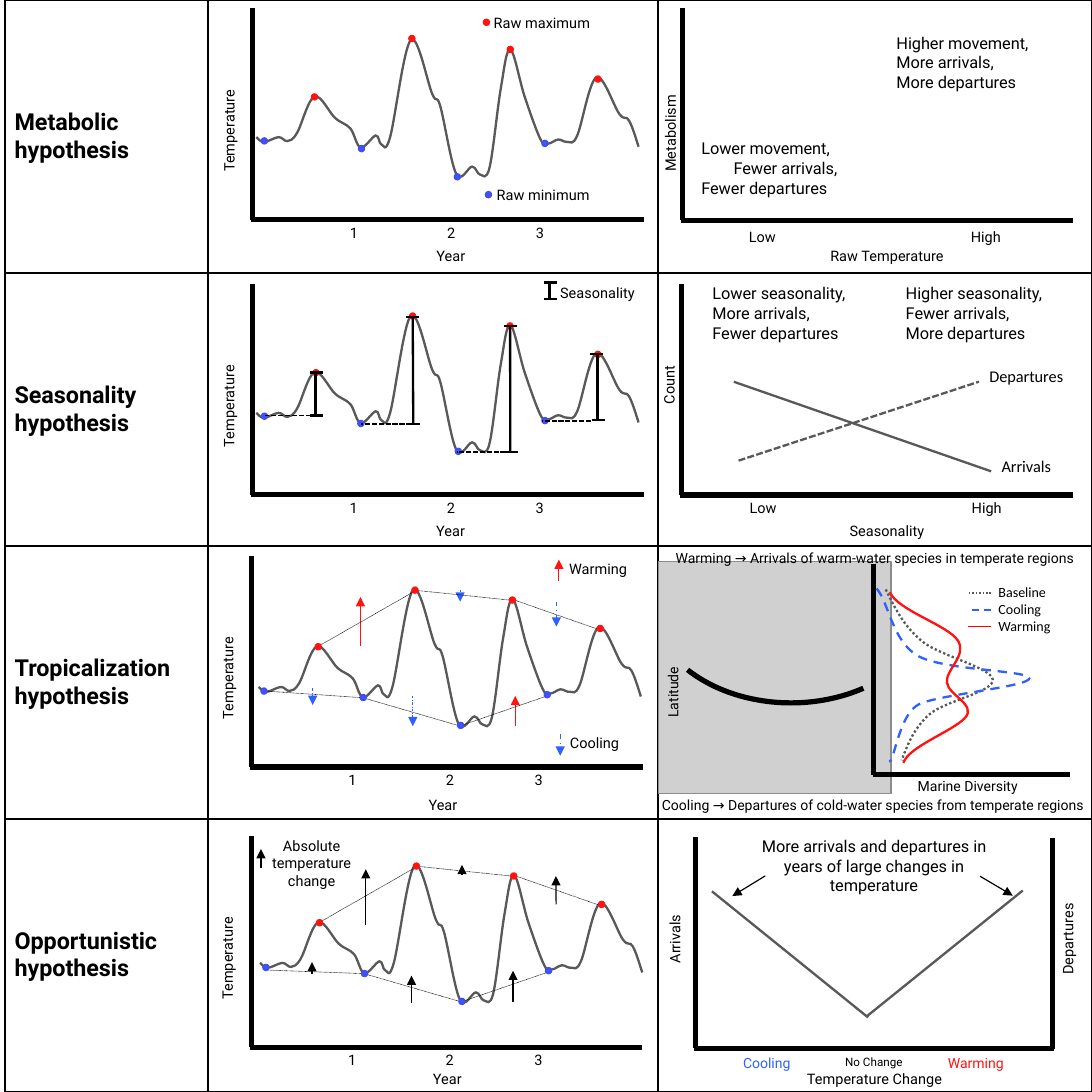
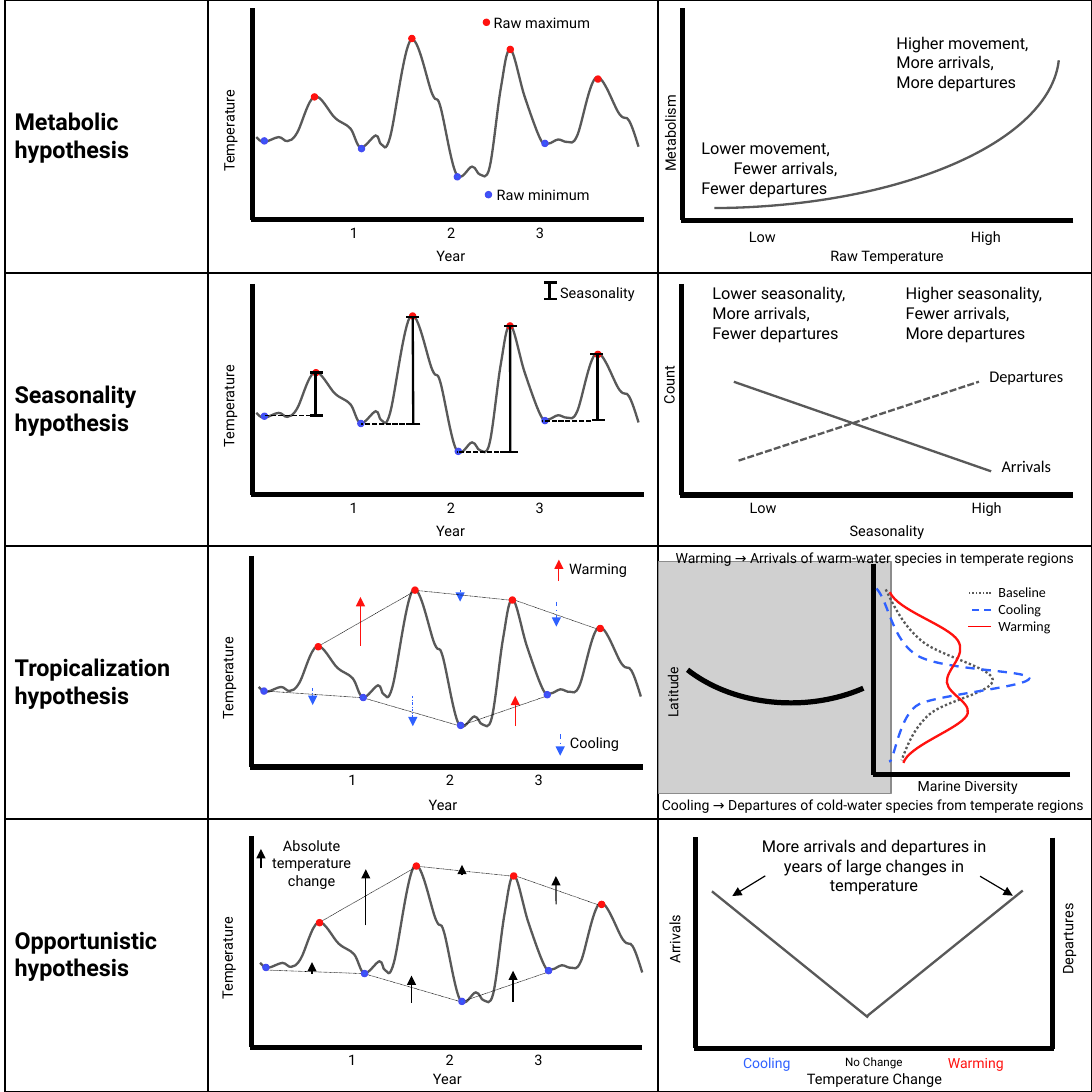
Before and after one commit to zoekitchel/arrivals-departures, a slide deck: slide 1 of figures/Figure1/figure1_finalforpdf.pptx. Drawn at 1092x1092 pixels with LibreOffice and Linux fonts; fonts in the diff are those of the drawing; grey boxes stand for pictures. Boxes give left, top, right and bottom in pixels: in the first picture for what was removed or moved away, otherwise in the second. Text is boxed around its words. In the diff, an @@ line names an element or a change of style, - is before the commit and + after.

```diff
--- a/figures/Figure1/figure1_finalforpdf.pptx
+++ b/figures/Figure1/figure1_finalforpdf.pptx
@@ arc (boxed as its full ellipse) added at (x1=360, y1=0, x2=1059, y2=209), outline #595959 1 pt @@
```
Also in this commit, not shown: 25 other files.
